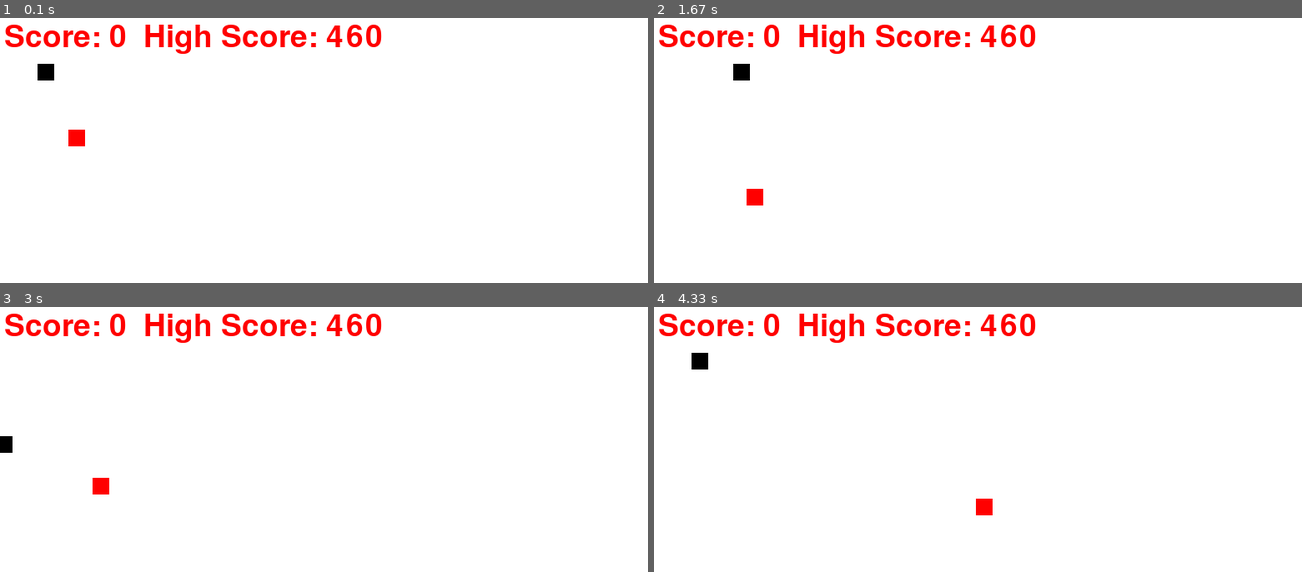
Above: before the commit, frames 1-4 (two rows, left to right).
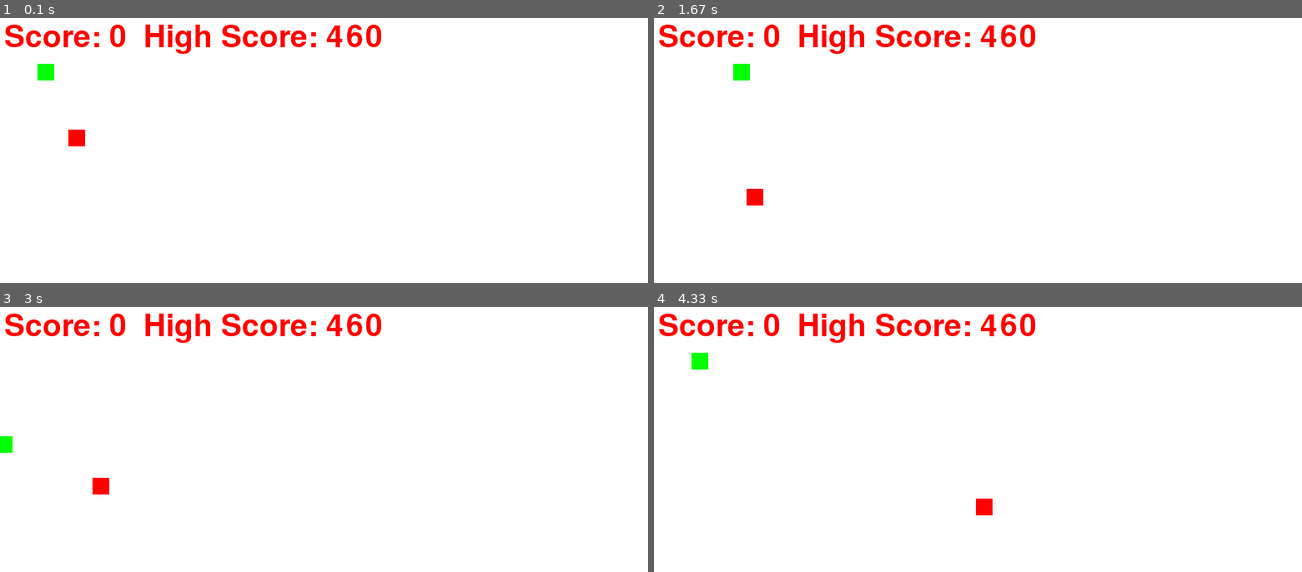
Above: after the commit, the same moments.

Repository: chirag-soni23/Snake-game--Pygame-
Game: pygame game, started from SnakeGame.py
Two runs of this game, one before a commit and one after it. Both use one fixed random seed, a clock stepped at 60 frames per second and the inputs below.
Inputs:
- Up to frame 1 (0.1 s): no input
- Up to frame 2 (1.67 s): hold Right 0.33-0.8 s; hold Up 0.83-1.13 s; tap Enter at 1.17 s; hold Right from 1.5 s (still down)
- Up to frame 3 (3 s): release Right at 1.97 s; hold Left 2-2.53 s; hold Down 2.57-2.87 s; hold Left from 2.9 s (still down)
- Up to frame 4 (4.33 s): release Left at 3.3 s; tap Enter at 3.33, 4.13 s; hold Up 3.67-4.03 s

The runs differ from the first frame. In frame 1, 0.2% of the frame differs, in the area x 5-9%, y 17-24%; in frame 2, 0.2%; in frame 3, 0.1%; in frame 4, 0.2%.

Commit message:
snake game

Diff:
--- a/SnakeGame.py
+++ b/SnakeGame.py
@@ -6,6 +6,7 @@
 white = (255, 255, 255)
 red = (255, 0, 0)
 black = (0, 0, 0)
+green = (0, 255, 0)
 
 screen_width = 900
 screen_height = 600
@@ -26,8 +27,11 @@
 
 
 def plot_snake(gameWindow, color, snk_list, snake_size):
-    for x, y in snk_list:
-        pygame.draw.rect(gameWindow, color, [x, y, snake_size, snake_size])
+    for i, (x, y) in enumerate(snk_list):
+        if i == len(snk_list) - 1:  # Snake head (last element) will be green
+            pygame.draw.rect(gameWindow, green, [x, y, snake_size, snake_size])
+        else:  # Remaining body in black
+            pygame.draw.rect(gameWindow, color, [x, y, snake_size, snake_size])
 
 
 # Creating a game loop
